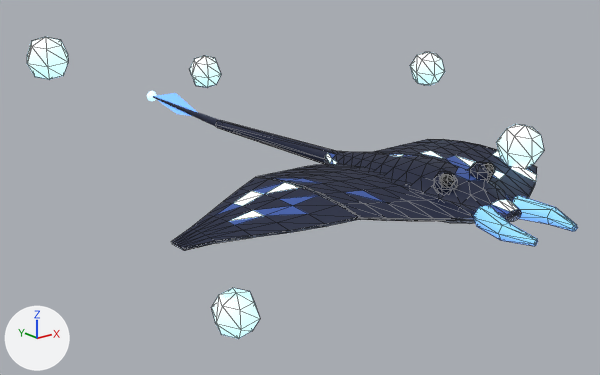
The glTF model species/models/starlit-ray.glb, before and after one commit.
Both versions are drawn from a 50 mm camera at (-0.195, -0.188, 0.078) aimed at (0.001, 0.057, -0.02). Arrows for +X, +Y and +Z are at lower left; the lights stay in place. The older version comes first. Mesh edges are drawn as thin lines on the coarser meshes. Where no turn or scale is listed for an object, it has been applied to the vertices. Vertices at exactly the same position are counted once.

The older version as bpy lines, for what is in view:
```python
me_motes = bpy.data.meshes.new('motes')
me_motes.from_pydata(...)  # 100 vertices, 180 faces; spans x -0.088..0.096, y -0.09..0.095, z -0.052..0.035
me_motes.materials.append(mat_glow_lit)  # blue #bfe8ff, glowing blue #bfe8ff
me_wingr = bpy.data.meshes.new('wingr')
me_wingr.from_pydata(...)  # 84 vertices, 120 faces; spans x -0.0305..0.0004, y -0.0406..0.0324, z -0.0055..0.0055
# faces by material slot: [57, 3, 60]
me_wingr.materials.append(mat_body)  # dark blue #0e1a3a
me_wingr.materials.append(mat_trim)  # blue #3a5aa8
me_wingr.materials.append(mat_belly)  # blue #c9d6f2
me_wingrtip = bpy.data.meshes.new('wingrtip')
me_wingrtip.from_pydata(...)  # 84 vertices, 120 faces; spans x -0.0381..0.0009, y -0.0237..0.0277, z -0.0114..0.0032
# faces by material slot: [51, 4, 6, 59]
me_wingrtip.materials.append(mat_body)  # dark blue #0e1a3a
me_wingrtip.materials.append(mat_glow_lit)  # blue #bfe8ff, glowing blue #bfe8ff
me_wingrtip.materials.append(mat_trim)  # blue #3a5aa8
me_wingrtip.materials.append(mat_belly)  # blue #c9d6f2
ob_motes = bpy.data.objects.new('Motes', me_motes)
ob_motes.location = (0.0, 0.0627, 0.006)
ob_wingr = bpy.data.objects.new('WingR', me_wingr)
ob_wingr.location = (-0.011, 0.0, -0.0035)
ob_wingrtip = bpy.data.objects.new('WingRTip', me_wingrtip)
ob_wingrtip.location = (-0.0413, 0.0, -0.0014)
# also in view: 'Tail1' at (0.0, 0.07, -0.004); 'Body' at (0.0, -0.012, -0.002); 'Tail2' at (0.003, 0.147, -0.002); 'WingL' at (0.026, -0.004, -0.004)
```
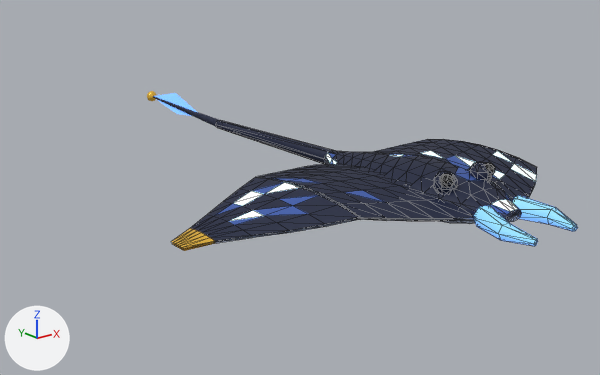
The change in detail:
Material 'gilt' (mat_gilt) is new.
Its base color is (0.768, 0.445, 0.0452) (yellow #e3b23c).
Its metallic is 0.45.
Its roughness is 0.3.
Its emission color is (0.0922, 0.0534, 0.0054) (brown #564111).
Its emission strength is 1.0.
me_wingrtip has 84 vertices, 120 faces and spans x -0.0381..0.0009, y -0.0237..0.0277, z -0.0114..0.0032.
me_wingrtip is used by ob_wingrtip; location (-0.0413, 0.0, -0.0014).
me_wingrtip part 1: 13 faces spanning x -0.0381..-0.0303, y 0.0056..0.0198, z -0.0114..-0.0079 switch from mat_body (dark blue #0e1a3a) to mat_gilt (yellow #e3b23c).
me_wingrtip part 2: 11 faces spanning x -0.0378..-0.0301, y 0.0056..0.0198, z -0.0114..-0.0092 switch from mat_belly (blue #c9d6f2) to mat_gilt (yellow #e3b23c).
Object 'Motes' (ob_motes) is deleted.

Boxes [x1, y1, x2, y2] around the edits, measured in the pictures (600 x 375 px):
'Motes', deleted: before [27, 37, 544, 339]
part 1 of me_wingrtip, recoloured (dark blue to yellow): [171, 228, 214, 251] in both
part 2 of me_wingrtip, recoloured: [172, 242, 215, 250] in both
